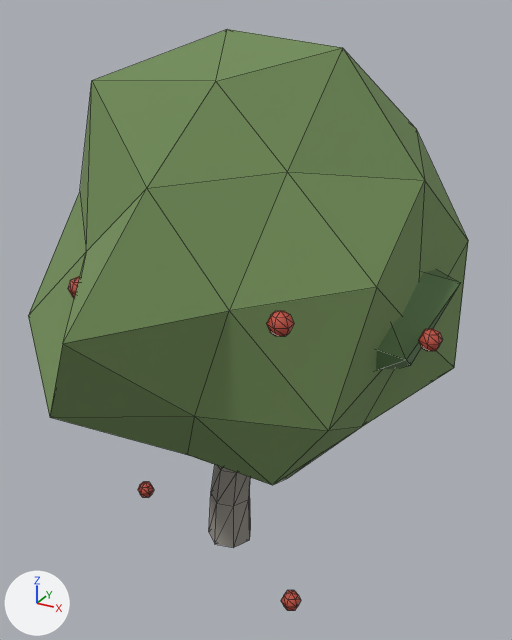
An edit to the glTF model assets/models/v_tree_fruit.glb, drawn before and after from the same camera.
One viewpoint serves both versions: a 50 mm camera at (2.69, -4.41, 4.28) aimed at (0.24, 0.04, 2.05). Every picture has the same lights, and +X, +Y and +Z are marked at lower left. The picture after the commit comes second. Mesh edges are drawn as thin lines. Objects named as collision shapes, trigger or cutter boxes, shadow casters or lower levels of detail are left out. Vertices at exactly the same position are counted once.

In view in the first picture: 'FruitTree'.
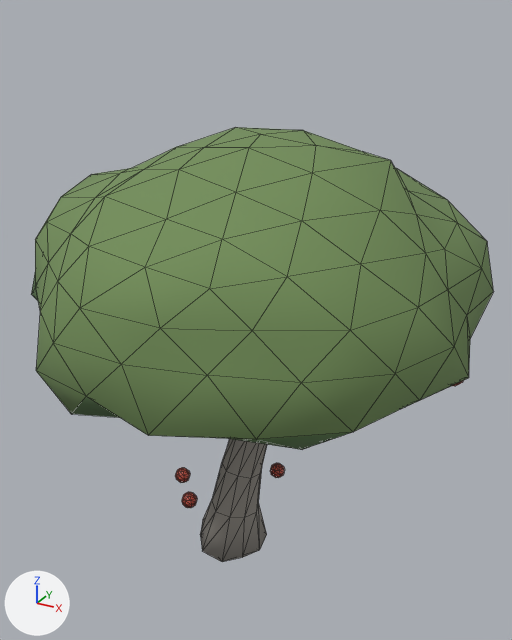
Pixel boxes [x1, y1, x2, y2] of what changed, in the pictures (512 x 640 px):
'FruitTree', reshaped (25% shorter)
    before: [28, 29, 468, 611]
    after: [31, 127, 493, 562]
part 1 of me_fruittree, added
    after: [182, 492, 197, 508]
part 2 of me_fruittree, added
    after: [175, 468, 190, 483]
part 3 of me_fruittree, added
    after: [270, 463, 284, 478]
part 4 of me_fruittree, rebuilt (29% shorter)
    before: [28, 29, 468, 485]
    after: [35, 127, 493, 450]
part 5 of me_fruittree, rebuilt
    before: [209, 465, 251, 548]
    after: [200, 439, 267, 562]
part 6 of me_fruittree, rebuilt (not visible afterwards)
    before: [376, 270, 460, 370]
part 7 of me_fruittree, rebuilt (not visible before)
    after: [31, 275, 38, 301]
part 8 of me_fruittree, deleted
    before: [68, 277, 443, 611]

What changed in the scene script:
```text
Change me_fruittree:
    used by ob_fruittree; location = (0.0, 0.0, 0.0)
    remove me_fruittree.from_pydata(...)  # 406 vertices, 750 faces; spans x -1.32..1.73, y -1.74..1.75, z -0.1..4.14
    add me_fruittree.from_pydata(...)  # 1304 vertices, 2512 faces; spans x -1.48..1.94, y -1.71..1.68, z -0.17..3.47
    me_fruittree part 1: a new loose piece, an icosphere of 80 faces spanning x -0.55..-0.4, y -0.02..0.13, z -0.03..0.12, in mat_vapple (red #c4503f)
    me_fruittree part 2: a new loose piece, an icosphere of 80 faces spanning x -0.83..-0.68, y 0.27..0.42, z -0.03..0.12, in mat_vapple (red #c4503f)
    me_fruittree part 3: a new loose piece, an icosphere of 80 faces spanning x -0.04..0.11, y 0.8..0.95, z -0.03..0.12, in mat_vapple (red #c4503f)
    me_fruittree part 4: the loose piece of 42 vertices spanning x -1.01..1.59, y -1.74..1.75, z 0.76..4.14 is rebuilt with 162 vertices and now spans x -1.48..1.94, y -1.71..1.68, z 1.65..3.47
    me_fruittree part 5: the loose piece of 35 vertices spanning x -0.18..0.38, y -0.19..0.24, z -0.1..1.5 is rebuilt with 50 vertices and now spans x -0.3..0.41, y -0.31..0.28, z -0.17..1.53
    me_fruittree part 6: the loose piece of 12 vertices spanning x 0.25..1.64, y -0.36..0.93, z 1.74..2.73 is rebuilt with 162 vertices and now spans x 0.12..1.78, y -0.54..1.13, z 1.73..2.92
    me_fruittree part 7: the loose piece of 12 vertices spanning x -1.08..0.22, y -1.08..0.47, z 1.7..3.01 is rebuilt with 162 vertices and now spans x -1.32..0.42, y -1.1..0.54, z 1.82..2.98
    me_fruittree part 8: 12 loose pieces with 240 vertices, spanning x -1.32..1.73, y -1.27..1.4, z -0.03..2.77, are deleted
    other edits to the shape of me_fruittree do not show in these pictures
```
